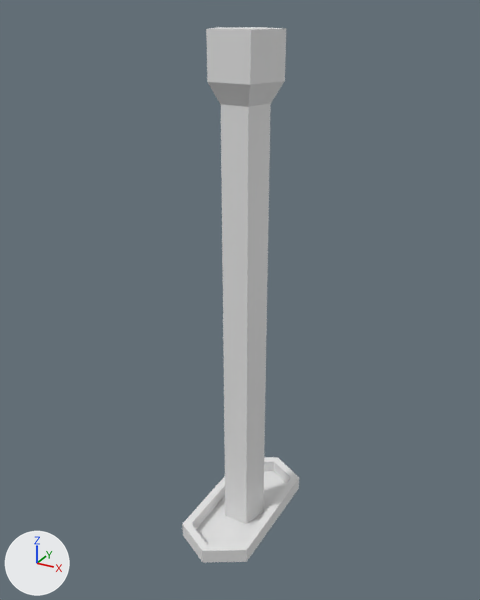
The Blender file Assets/Models/Lever.blend as it was, and as the next commit left it.
One viewpoint serves both versions: a 50 mm camera at (0.332, -0.613, 0.61) aimed at (-0.006, 0.001, 0.303). Lighting does not change. The marker at lower left points along +X, +Y and +Z. The picture after the commit comes second.

Script lines for the objects in view, before the commit:
```python
me_circle = bpy.data.meshes.new('Circle')
me_circle.from_pydata(...)  # 20 vertices, 17 faces; spans x -1.4..1.4, y -1.2..1.5, z 0.0..22.4
me_circle_001 = bpy.data.meshes.new('Circle.001')
me_circle_001.from_pydata(...)  # 24 vertices, 18 faces; spans x -0.87..0.87, y -1.95..1.95, z 0.0..0.35
me_circle_002 = bpy.data.meshes.new('Circle.002')
me_circle_002.from_pydata([(0.0, 1.73, 0.03), (-0.68, 1.34, 0.03), (-0.68, -1.34, 0.03), (0.0, -1.73, 0.03), (0.68, -1.34, 0.03), (0.68, 1.34, 0.03)], [], [(1, 2, 3, 4, 5, 0)])
ob_black = bpy.data.objects.new('Black', me_circle_002)
ob_black.location = (0.0, 0.0, 0.0)
ob_black.scale = (0.0528, 0.0528, 0.0528)
ob_handle = bpy.data.objects.new('Handle', me_circle)
ob_handle.location = (0.0, 0.0, 0.0)
ob_handle.scale = (0.0265, 0.0265, 0.0265)
ob_trim = bpy.data.objects.new('Trim', me_circle_001)
ob_trim.location = (0.0, 0.0, 0.0)
ob_trim.scale = (0.0528, 0.0528, 0.0528)
```
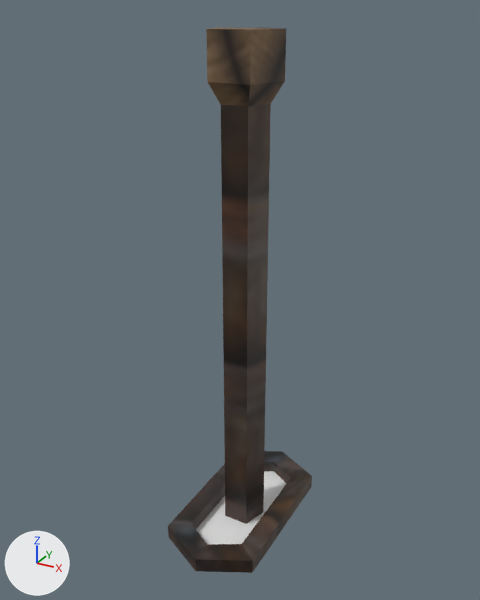
What differs and where, as boxes [x1, y1, x2, y2] in the pictures (480 x 600 px):
'Trim', recoloured, reshaped (darker, 23% wider, 15% taller)
    before: [182, 457, 299, 563]
    after: [168, 451, 312, 573]
part 1 of me_circle, recoloured (darker)
    both: [206, 27, 286, 524]

The change in detail:
Picture 'Lever.png' (img_lever_png) is new.
Material 'Material' (mat_material) is new.
Its texture is img_lever_png.
me_circle is used by ob_handle; location (0.0, 0.0, 0.0); scale (0.0265, 0.0265, 0.0265).
me_circle had 20 vertices, 17 faces and spanned x -1.4..1.4, y -1.2..1.5, z 0.0..22.4.
me_circle now has 20 vertices, 16 faces and spans x -1.4..1.4, y -1.2..1.5, z 0.0..22.4.
me_circle part 1: 16 faces spanning x -1.4..1.4, y -1.2..1.5, z 0.0..22.4 switch from no material to mat_material (picture img_lever_png).
Edits to the shape of me_circle do not show in these pictures.
me_circle_001 is used by ob_trim; location (0.0, 0.0, 0.0); scale (0.0528, 0.0528, 0.0528).
me_circle_001 had 24 vertices, 18 faces and spanned x -0.87..0.87, y -1.95..1.95, z 0.0..0.35.
me_circle_001 now has 24 vertices, 18 faces and spans x -1.13..1.13, y -2.24..2.24, z 0.0..0.35.
Part 2, on me_circle_001:
Vertex 0 of me_circle_001 moves from (0.0, 1.95, 0.0) to (0.0, 2.24, 0.0).
Vertex 1 of me_circle_001 moves from (-0.87, 1.45, 0.0) to (-1.13, 1.67, 0.0).
Vertex 2 of me_circle_001 moves from (-0.87, -1.45, 0.0) at pixel (182, 535) to (-1.13, -1.67, 0.0) at pixel (168, 537).
Vertex 3 of me_circle_001 moves from (0.0, -1.95, 0.0) at pixel (202, 562) to (0.0, -2.24, 0.0) at pixel (195, 571).
Vertex 4 of me_circle_001 moves from (0.87, -1.45, 0.0) at pixel (246, 561) to (1.13, -1.67, 0.0) at pixel (252, 572).
Vertex 5 of me_circle_001 moves from (0.87, 1.45, 0.0) at pixel (298, 488) to (1.13, 1.67, 0.0) at pixel (311, 486).
Vertex 12 of me_circle_001 moves from (-0.87, 1.45, 0.35) to (-1.13, 1.67, 0.35).
Vertex 13 of me_circle_001 moves from (0.0, 1.95, 0.35) at pixel (277, 457) to (0.0, 2.24, 0.35) at pixel (282, 451).
Vertex 14 of me_circle_001 moves from (-0.87, -1.45, 0.35) at pixel (182, 523) to (-1.13, -1.67, 0.35) at pixel (167, 525).
Vertex 15 of me_circle_001 moves from (0.0, -1.95, 0.35) at pixel (202, 550) to (0.0, -2.24, 0.35) at pixel (195, 559).
Vertex 16 of me_circle_001 moves from (0.87, -1.45, 0.35) at pixel (246, 550) to (1.13, -1.67, 0.35) at pixel (252, 560).
Vertex 17 of me_circle_001 moves from (0.87, 1.45, 0.35) at pixel (299, 477) to (1.13, 1.67, 0.35) at pixel (312, 475).
me_circle_001 gains material mat_material (picture img_lever_png).
